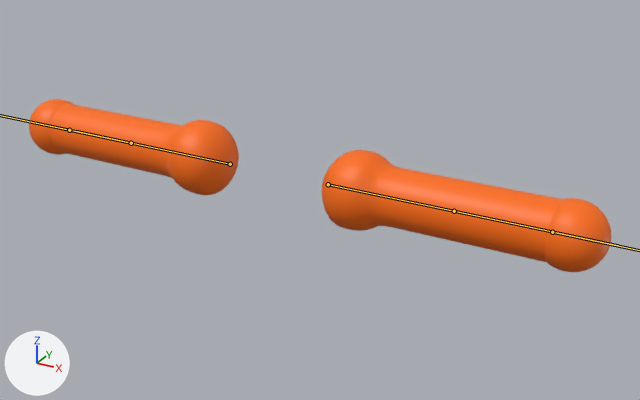
The glTF model assets/models/player/Arms.glb: old version first, new version second.
Both versions are drawn from a 50 mm lens placed at (3.01, -4.87, 2.31), pointed at (0.29, 0.08, -0.17). The axes (+X, +Y, +Z) are drawn at lower left. The lights are the same throughout. The first picture is the older version. The bones that bend it are drawn over the model as lines.

In view in the first picture: 'Arms'.
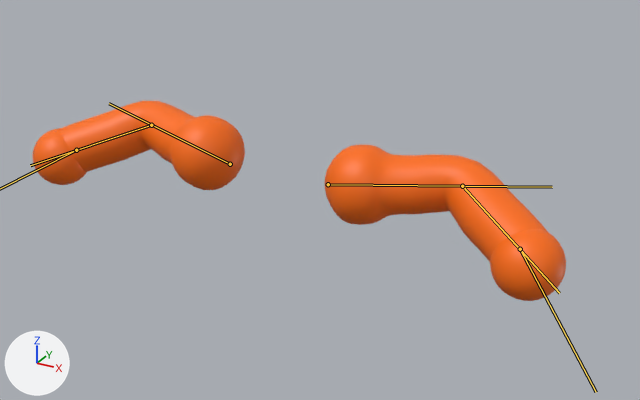
The newer file adds an action. The first version stands in its rest pose; the second is drawn at frame 2 of the action 'Jump_Sprinting'.

Location of each change, (x1, y1, x2, y2) in pixels of the pictures (640 x 400 px):
'Arms', posed (8% narrower, 16% taller): before (29, 99, 611, 272); after (33, 101, 566, 301)
bone 'R.Arm', root to tip: before (230, 164) to (75, 131); after (230, 164) to (109, 103)
bone 'R.ForeArm', root to tip: before (131, 143) to (33, 122); after (151, 125) to (30, 165)
bone 'L.Arm', root to tip: before (328, 184) to (541, 229); after (328, 184) to (552, 187)
bone 'L.ForeArm', root to tip: before (454, 211) to (618, 245); after (462, 186) to (559, 293)

What the commit changed:
Bone 'R.Arm' (bone_r_arm) turns from (0, 0, 0) to (-18, -40, 6) degrees about its own x, y and z.
Bone 'R.ForeArm' (bone_r_forearm) turns from (0, 0, 0) to (51, 6, -8) degrees about its own x, y and z.
Bone 'R.Hand' (bone_r_hand) turns from (0, 0, 0) to (13, 13, 2) degrees about its own x, y and z.
Bone 'L.Arm' (bone_l_arm) turns from (0, 0, 0) to (-18, 40, -6) degrees about its own x, y and z.
Bone 'L.ForeArm' (bone_l_forearm) turns from (0, 0, 0) to (51, -6, 8) degrees about its own x, y and z.
Bone 'L.Hand' (bone_l_hand) turns from (0, 0, 0) to (13, -13, -2) degrees about its own x, y and z.
